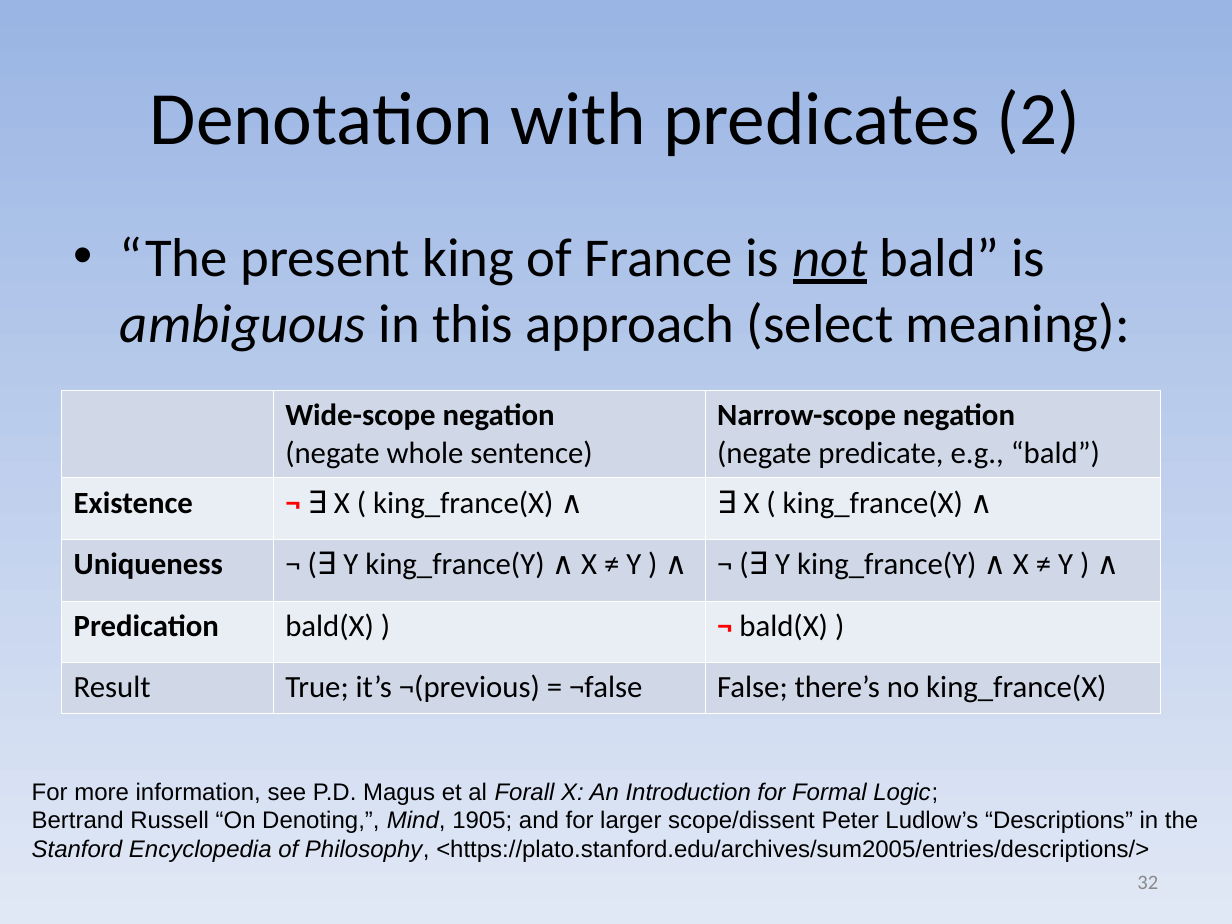
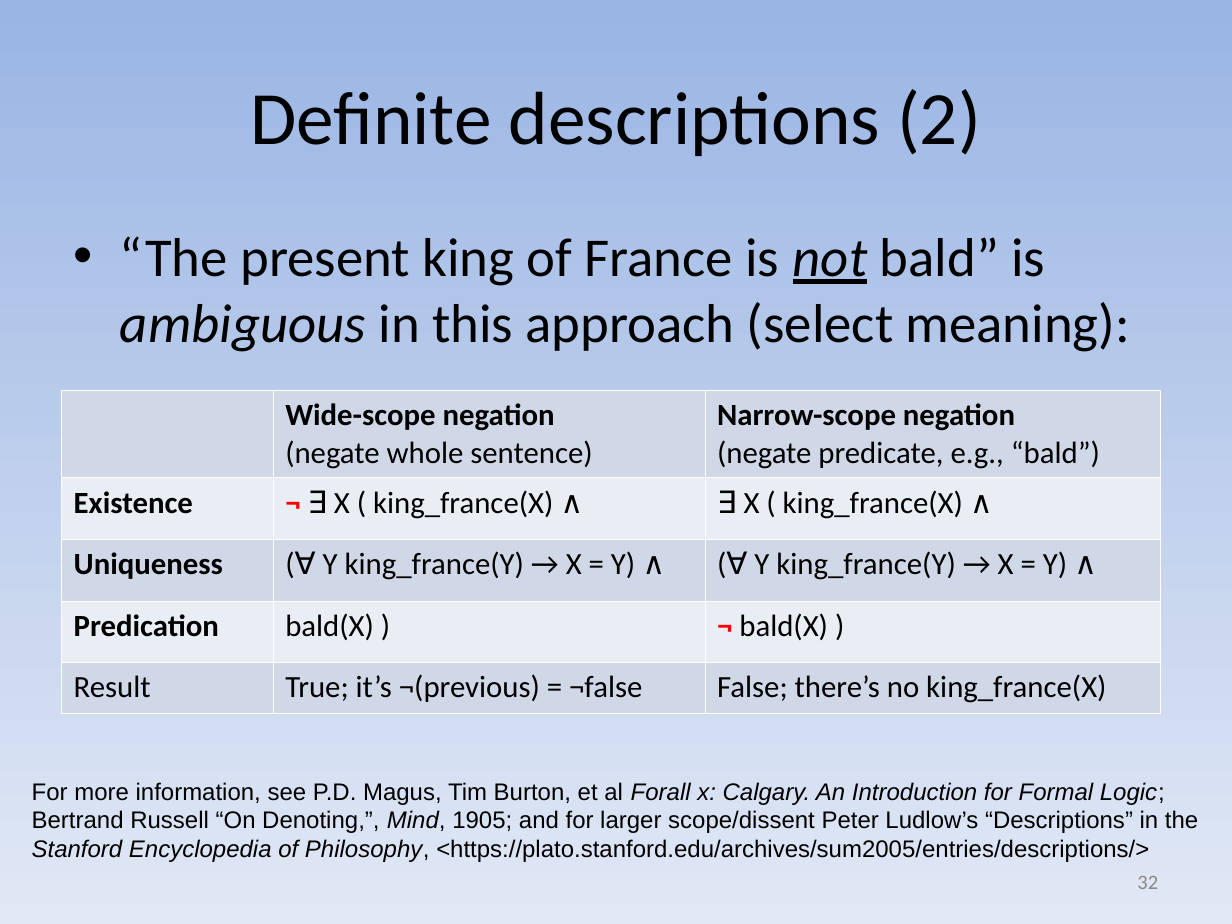
Before and after one commit to david-a-wheeler/david-a-wheeler.github.io, a slide deck: slide 32 of secure-class/presentations/Secure-Software-10-Formal-Methods.ppt. Drawn at 1232x924 pixels with LibreOffice and Linux fonts; fonts in the diff are those of the drawing. Boxes give left, top, right and bottom in pixels: in the first picture for what was removed or moved away, otherwise in the second. Text is boxed around its words. In the diff, an @@ line names an element or a change of style, - is before the commit and + after.

Commit message:
Fix forall Calgary citation

```diff
--- a/secure-class/presentations/Secure-Software-10-Formal-Methods.ppt
+++ b/secure-class/presentations/Secure-Software-10-Formal-Methods.ppt
@@ title at (250,89,981,156): text changed @@
-Denotation with predicates (2)
+Definite descriptions (2)
@@ table at (62,391,1161,713) @@
-row 3, column 2: ¬ (∃ Y king_france(Y) ∧ X ≠ Y ) ∧
+row 3, column 2: (∀ Y king_france(Y) → X = Y) ∧
-row 3, column 3: ¬ (∃ Y king_france(Y) ∧ X ≠ Y ) ∧
+row 3, column 3: (∀ Y king_france(Y) → X = Y) ∧
@@ text at (32,782,1165,805): text changed @@
-For more information, see P.D. Magus et al Forall X: An Introduction for Formal Logic;
+For more information, see P.D. Magus, Tim Burton, et al Forall x: Calgary. An Introduction for Formal Logic;
```
Also in this commit, not shown: 3 other slides changed.
